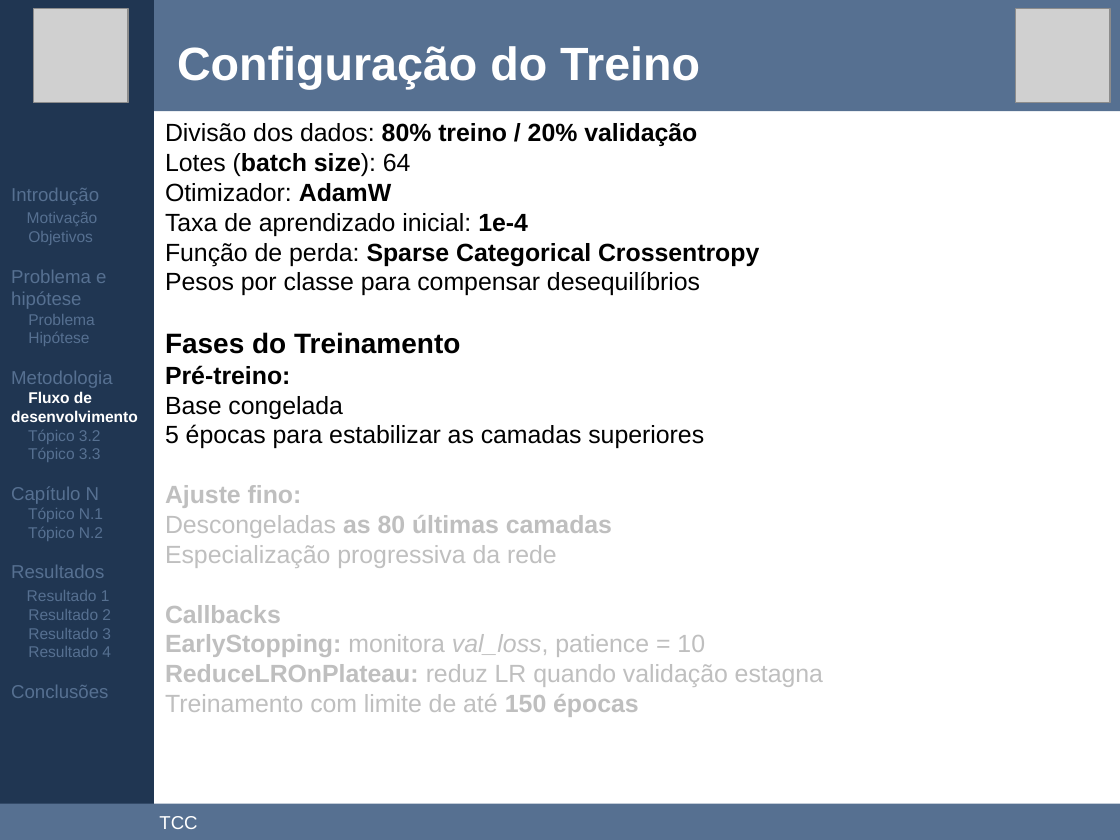
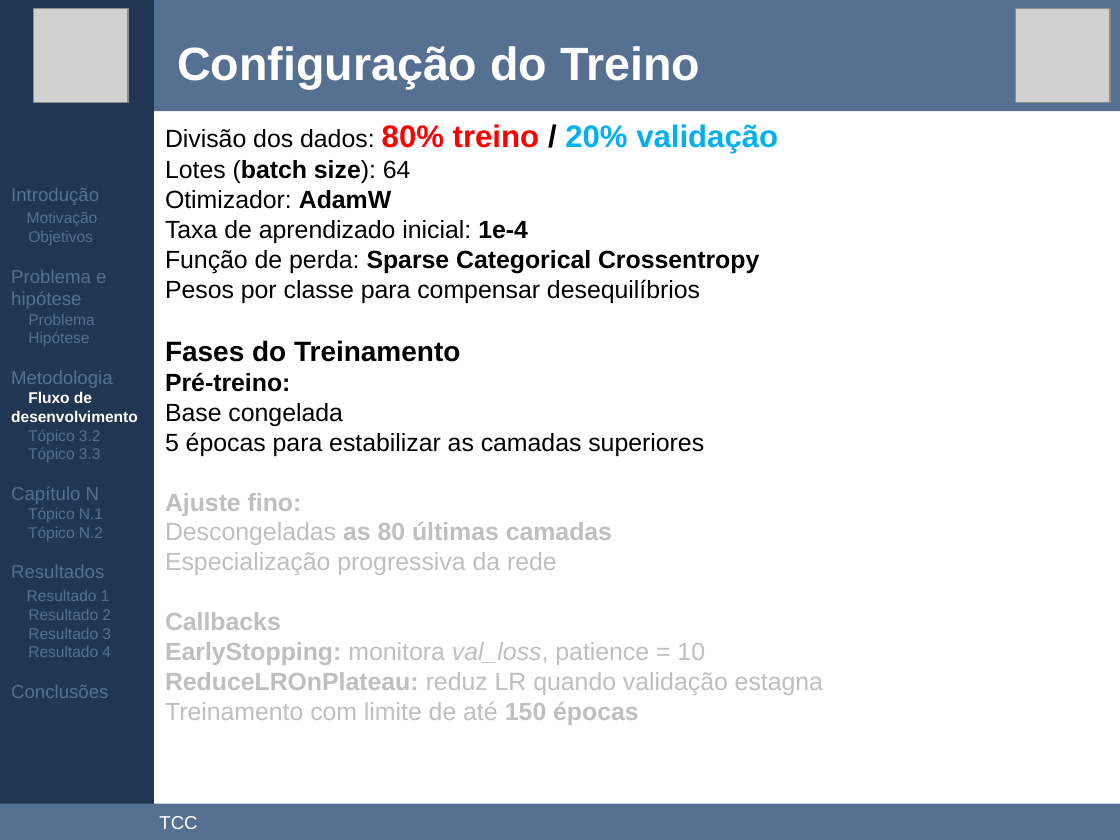
Before and after one commit to maxwellrs-dev/ai4rpi, a slide deck: slide 22 of apresentacao/apresentacao.pptx (slide 21 before the commit). Drawn at 1120x840 pixels with LibreOffice and Linux fonts; fonts in the diff are those of the drawing; grey boxes stand for pictures. Boxes give left, top, right and bottom in pixels: in the first picture for what was removed or moved away, otherwise in the second. Text is boxed around its words. In the diff, an @@ line names an element or a change of style, - is before the commit and + after.

```diff
--- a/apresentacao/apresentacao.pptx
+++ b/apresentacao/apresentacao.pptx
@@ text at [165, 124, 778, 154]: size 16 to 20 pt in "80% treino / 20% validação"; text colour #000000 to #FF0000 in "80% treino"; text colour #000000 to #00B0F0 in "20% validação" @@
```
Also in this commit, not shown: 7 other slides changed, 18 slides added, 1 slide removed.
